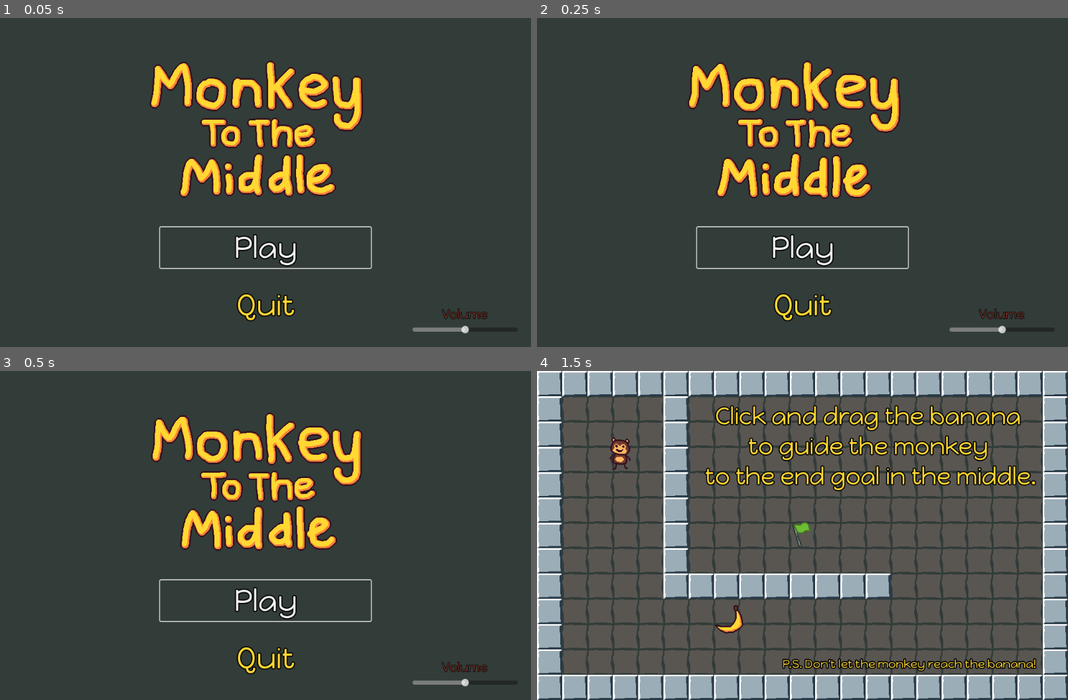
Above: before the commit, frames 1-4 (two rows, left to right).
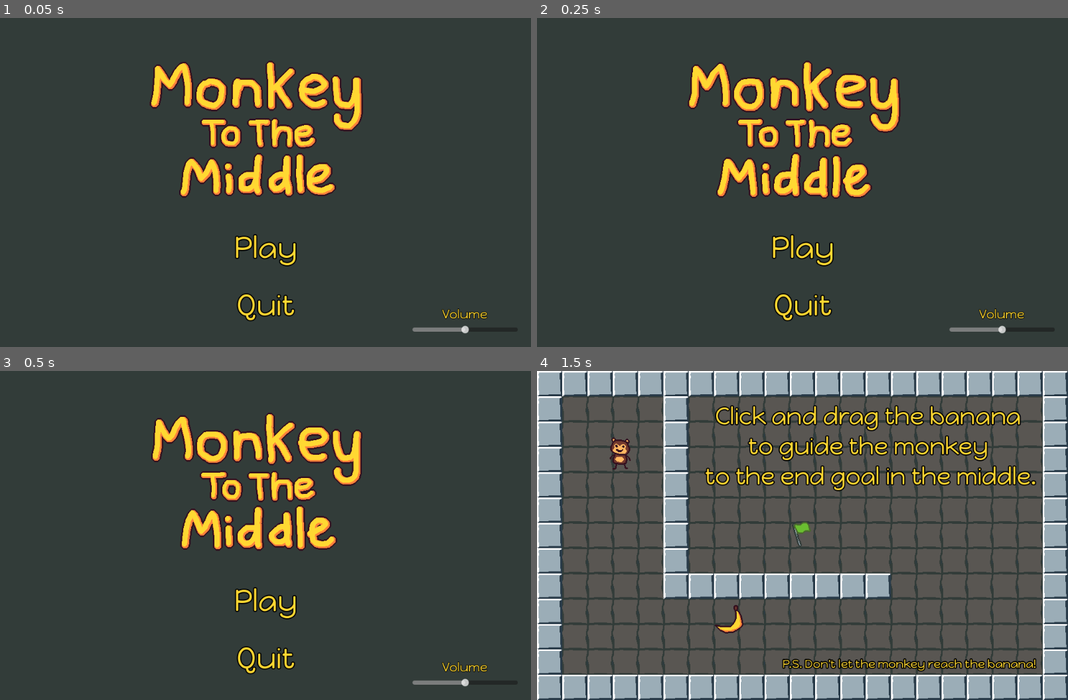
Above: after the commit, the same moments.

Repository: Octoan1/mdev26-jam
Game: Godot game, scene res://ui/title_screen/title_screen.tscn
Two runs of this game, one before a commit and one after it. Both use one fixed random seed, a clock stepped at 60 frames per second and the inputs below.
Inputs (mouse positions are in pixels of both pictures, inside the frame that each line leads up to):
- Up to frame 1 (0.05 s): no input
- Up to frame 2 (0.25 s): no input
- Up to frame 3 (0.5 s): no input
- Up to frame 4 (1.5 s): click "Play" at 0.5 s; drag from (712, 637) to (802, 535) at 1.27 s

The runs differ from the first frame. In frame 1, 0.8% of the frame differs, in the area x 29-92%, y 63-92%; in frame 2, 0.8%; in frame 3, 0.8%; in frame 4, nothing differs.

Commit message:
Small UI changes
- Title screen no longer grabs focus on the first button
- 'Volume' label text is now yellow to match the buttons

Diff:
--- a/ui/title_screen/title_screen.tscn
+++ b/ui/title_screen/title_screen.tscn
@@ -94,6 +94,7 @@
 custom_minimum_size = Vector2(400, 0)
 layout_mode = 2
 size_flags_horizontal = 4
+focus_mode = 0
 theme = ExtResource("2_ffat2")
 theme_override_font_sizes/font_size = 56
 text = "Play"
@@ -103,6 +104,7 @@
 custom_minimum_size = Vector2(400, 0)
 layout_mode = 2
 size_flags_horizontal = 4
+focus_mode = 0
 theme = ExtResource("2_ffat2")
 theme_override_font_sizes/font_size = 56
 text = "Quit"
@@ -121,6 +123,7 @@
 offset_bottom = -25.0
 grow_horizontal = 0
 grow_vertical = 0
+focus_mode = 0
 max_value = 1.0
 step = 0.01
 value = 0.5
--- a/ui/ui_theme.tres
+++ b/ui/ui_theme.tres
@@ -96,7 +96,7 @@
 Button/styles/hover = SubResource("StyleBoxFlat_vuqvt")
 Button/styles/normal = SubResource("StyleBoxFlat_bp0j3")
 Button/styles/pressed = SubResource("StyleBoxFlat_cnyj1")
-Label/colors/font_color = Color(0.4509804, 0.22352941, 0.18039216, 1)
+Label/colors/font_color = Color(1, 0.84705883, 0.19607843, 1)
 Label/colors/font_outline_color = Color(0, 0, 0, 1)
 Label/constants/outline_size = 8
 Label/fonts/font = ExtResource("1_udl1o")
